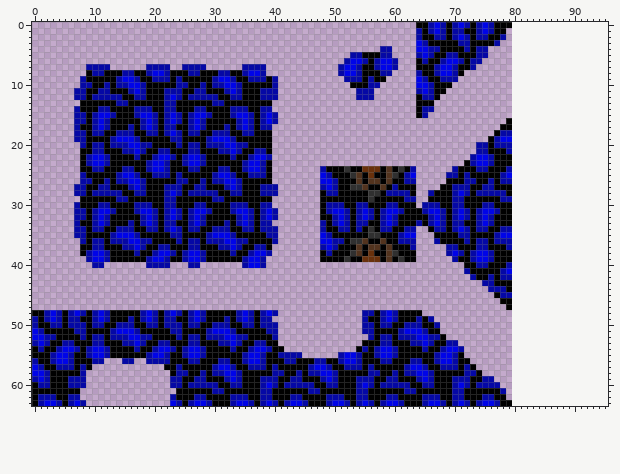
Sprite sheet, stored at Assets/Sprites/Tilesheets/bileset.png. The first picture shows the starting point.
The file is 80x64 pixels. The old version is drawn lined up with the new one, on the new canvas.
After:
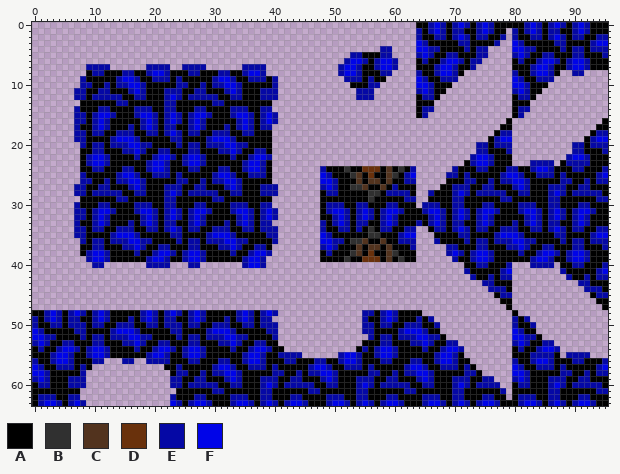
Palette (. is transparent): A #000000  B #303030  C #52331e  D #69310c  E #0508a5  F #0004e8
The commit says: Reworks tileset again
From old to new:
canvas 80x64 -> 96x64
Changed rows in their new state; - is an unchanged pixel.
first column x 80:
 0 AAEFEAEFEAEFEAAA
 1 EAEFEAEEAAEFEAAA
 2 EAAEEAEFEAEEAAEE
 3 FEAAAAAEEAAAAEFF
 4 FFEEAAAAEAEEAEEE
 5 EFEAAEEAAAEEAAAE
 6 AEAAEFFEAEFFEAAA
 7 AAAEFFEAAEFFEAAA
 8 EAAEFFEA--EE----
 9 FEAAEEE---------
10 FFEAAA----------
11 EFEAA-----------
12 AEEA------------
13 AAA-------------
14 AEE-------------
15 AE--------------
16 ---------------A
17 --------------AA
18 -------------AEE
19 ------------AEFF
20 ----------EEAEEE
21 ----------EEAAAE
22 ---------EFFEAAA
23 ---EEEE-AEEEEAAA
24 EAAEFFEAAAEEAAAE
25 FEAAEEEAEAAAAAEF
26 FFEAAAAAEEAAEAEE
27 EFEAAAEEEAAEEAAA
28 AEEAAAEFEAEEEEEA
29 AAAAAAEEAAAAAAEE
30 AEEEAAEEAAAEEAAA
31 AEFFEAEFEAEFFEAA
32 AAEFEAEFEAEFEAAA
33 EAEFEAEEAAEFEAAA
34 EAAEEAEFEAEEAAEE
35 FEAAAAAEEAAAAEFF
36 FFEEAAAAEAEEAEEE
37 EFEAAEEAAAEEAAAE
38 AEAAEFFEAEFFEAAA
39 AAAEFFEAAEFFEAAA
40 ---EEEE-AAEEAAAE
41 --------EAAAAAEF
42 ---------EAAEAEE
43 -----------EEAAA
44 ------------EEEA
45 -------------AEE
46 --------------AA
47 ---------------A
48 A---------------
49 EAE-------------
50 EAAE------------
51 FEAA------------
52 FFEEA-----------
53 EFEAAEE---------
54 AEAAEFFE--------
55 AAAEEEEA-EEEE---
56 EAAEFFEAAAEEAAAE
57 FEAAEEEAEAAAAAEF
58 FFEAAAAAEEAAEAEE
59 EFEAAAEEEAAEEAAA
60 AEEAAAEFEAEEEEEA
61 AAAAAAEEAAAAAAEE
62 AEEEAAEEAAAEEAAA
63 AEFFEAEFEAEFFEAA
